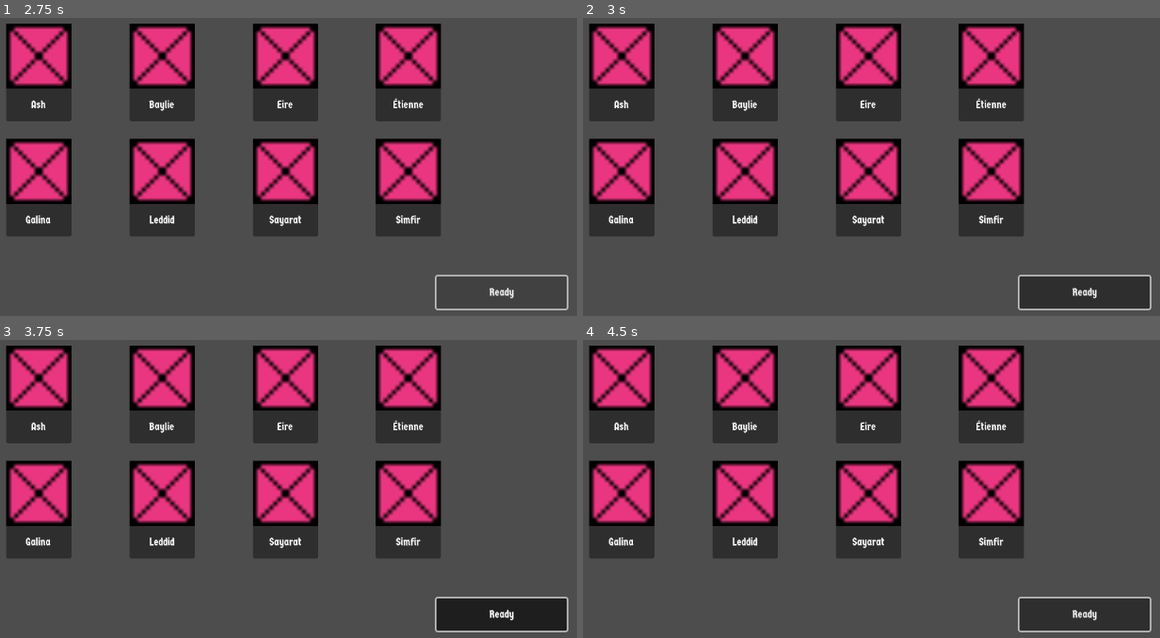
Above: before the commit, frames 1-4 (two rows, left to right).
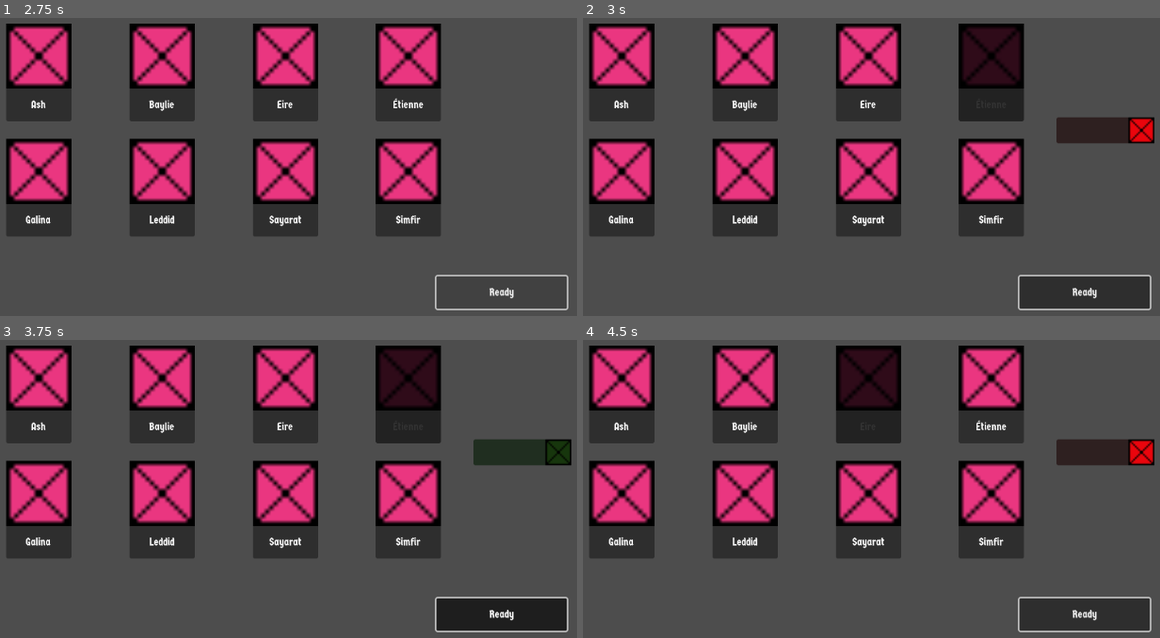
Above: after the commit, the same moments.

Repository: afourneaux/DragontoothBrawler
Game: Godot game, scene res://Menus/CharacterSelectMenu.tscn
Same seed, same stepped clock (60 frames per second), same inputs: the game is played once before the commit and once after it. This scene is started directly instead of the project's main scene.
Inputs (mouse positions are in pixels of both pictures, inside the frame that each line leads up to):
- Up to frame 1 (2.75 s): click "Ready" at 0.5 s; click "Ready" at 1.25 s; click "Ready" at 2 s
- Up to frame 2 (3 s): tap Enter at 2.75 s; move the mouse to (969, 110) at 2.77 s; click (969, 110) at 2.92 s
- Up to frame 3 (3.75 s): tap Space at 3.5 s; drag from (75, 474) to (184, 536) at 3.52 s
- Up to frame 4 (4.5 s): tap Enter at 4.25 s; move the mouse to (883, 360) at 4.27 s; click (883, 360) at 4.42 s

Frame 1 is identical in both runs. In frame 2, 3.6% of the frame differs, in the area x 65-100%, y 2-42%; in frame 3, 3.6%; in frame 4, 3.5%.

Commit message:
Cleanup of signals / coupling

Diff:
--- a/Menus/CharacterSelectMenu.tscn
+++ b/Menus/CharacterSelectMenu.tscn
@@ -6,52 +6,49 @@
 resource_name = "CharacterSelectMenu"
 script/source = "extends Control
 
-
 var _character_package = preload(\"res://Menus/UI/character.tscn\")
 var _player_package = preload(\"res://Menus/UI/player.tscn\")
 
 var character_panels = {}
-var is_countdown_started = false
 
 func _ready():
 	$Button.text = \"Ready\"
-	Server._on_update_serverside_player_data.connect(update_data)
+	Server.on_data_changed.connect(_update_player_data)
 	for character in Globals.CHARACTER_NAMES.keys():
 		var character_instance = _character_package.instantiate()
-		character_instance.get_node(\"Label\").text = Globals.CHARACTER_NAMES[character]
+		character_instance.get_node('Label').text = Globals.CHARACTER_NAMES[character]
 		character_instance.character = character
+		character_instance._on_pressed.connect(_on_character_pressed)
 		#TODO Set character image
 		$CharacterList.add_child(character_instance)
 		character_panels[character] = character_instance
+	_update_player_data()
 
-
-func update_data():
+func _update_player_data():
+	var player_data = Server._player_data
 	for child in $PlayerList.get_children():
-		$PlayerList.remove_child(child)
-	for panel in character_panels:
-		character_panels[panel].is_selected = false
-	var is_all_ready = true
-	for player in Server._player_data:
+		child.queue_free()
+	for character in character_panels:
+		character_panels[character].is_selected = false
+	for player in player_data:
 		var player_instance = _player_package.instantiate()
-		player_instance.get_node(\"Label\").text = Server._player_data[player].player_name
-		if Server._player_data[player].is_ready:
+		player_instance.get_node(\"Label\").text = player_data[player][PlayerData.Field.NAME]
+		if player_data[player][PlayerData.Field.READY]:
 			player_instance.modulate = Color(0.1, 1, 0.1, 1)
 		else:
 			player_instance.modulate = Color(1, 0.1, 0.1, 1)
-		if Server._player_data[player].selected_character != Globals.Character.NONE:
-			character_panels[Server._player_data[player].selected_character].is_selected = true
+		if player_data[player][PlayerData.Field.CHARACTER] != Globals.Character.NONE:
+			character_panels[player_data[player][PlayerData.Field.CHARACTER]].is_selected = true
 		#TODO Selected Character
 		$PlayerList.add_child(player_instance)
-		if !Server._player_data[player].is_ready:
-			is_all_ready = false
-	if is_all_ready and !is_countdown_started and Server._player_data.size() > 1 and multiplayer.is_server():
-		_on_countdown_start.rpc()
-	if is_countdown_started and (!is_all_ready or Server._player_data.size() <= 1) and multiplayer.is_server():
-		_on_countdown_cancel.rpc()
+
+func _on_character_pressed(character):
+	if !PlayerData.is_ready:
+		PlayerData.selected_character = character
+		Audio.play_sfx(\"UISelect\")
 
 func _on_button_toggled(toggled_on):
-	if !PlayerData.is_ready and \\
-		PlayerData.selected_character == Globals.Character.NONE:
+	if !PlayerData.is_ready and PlayerData.selected_character == Globals.Character.NONE:
 		Audio.play_sfx(\"UICancel\")
 		$Button.button_pressed = false
 		return
@@ -60,19 +57,6 @@
 		Audio.play_sfx(\"UISelect\")
 	else:
 		Audio.play_sfx(\"UICancel\")
-	PlayerData._on_update_player_data.emit()
-
-@rpc(\"authority\", \"call_local\", \"reliable\")
-func _on_countdown_start():
-	is_countdown_started = true
-	# Probably handle this with its own scene prefab
-	pass
-
-@rpc(\"authority\", \"call_local\", \"reliable\")
-func _on_countdown_cancel():
-	is_countdown_started = false
-	# Probably handle this with its own scene prefab
-	pass
 "
 
 [node name="CharacterSelectMenu" type="Control"]
--- a/Menus/LobbyMenu.tscn
+++ b/Menus/LobbyMenu.tscn
@@ -6,6 +6,8 @@
 resource_name = "LobbyMenu"
 script/source = "extends Control
 
+signal _on_join
+
 const DEFAULT_PORT = 7000
 const TIMEOUT_OVERRIDE = 5
 
@@ -13,6 +15,7 @@
 var _connection_status = 0
 
 var isMenuDisabled = false
+var player_name = ''
 @onready var peer = ENetMultiplayerPeer.new()
 
 # Called when the node enters the scene tree for the first time.
@@ -42,8 +45,9 @@
 	if isMenuDisabled:
 		return
 
-	PlayerData.player_name = $Inputs/NameInput.text
-	if not PlayerData.player_name:
+	player_name = $Inputs/NameInput.text
+
+	if not player_name:
 		$Inputs/WarningText.text = \"Please enter a name\"
 		Audio.play_sfx(\"UICancel\")
 		return
@@ -53,16 +57,15 @@
 
 	peer.create_server(DEFAULT_PORT, Globals.MAX_PLAYERS)
 	multiplayer.multiplayer_peer = peer
-	Globals._on_scene_changed.emit(Globals.SCENE_CHARACTER_MENU)
-	Server.is_hosting = true
+	_on_join.emit(player_name)
 
 
 func _on_join_button_pressed():
 	if isMenuDisabled:
 		return
 
-	PlayerData.player_name = $Inputs/NameInput.text
-	if not PlayerData.player_name:
+	player_name = $Inputs/NameInput.text
+	if not player_name:
 		$Inputs/WarningText.text = \"Please enter a name\"
 		Audio.play_sfx(\"UICancel\")
 		return
@@ -88,7 +91,7 @@
 
 func _on_connection_success():
 	$Inputs/WarningText.text = \"Connection succeeded\"
-	Globals._on_scene_changed.emit(Globals.SCENE_CHARACTER_MENU)
+	_on_join.emit(player_name)
 "
 
 [node name="LobbyMenu" type="Control"]
--- a/Menus/MainMenu.tscn
+++ b/Menus/MainMenu.tscn
@@ -2,16 +2,17 @@
 
 [ext_resource type="FontFile" uid="uid://lf13dwkcg2gj" path="res://Assets/Fonts/Germania_One/GermaniaOne-Regular.ttf" id="3_tfn80"]
 
-[sub_resource type="GDScript" id="GDScript_vv0uh"]
-resource_name = "Scripts/MainMenuPlayButton"
-script/source = "extends Button
+[sub_resource type="GDScript" id="GDScript_wb8u4"]
+resource_name = "MainMenu"
+script/source = "extends Control
+
+signal _on_advance
 
 func _ready():
-	text = \"Play\"
+	$Button.text = \"Play\"
 
-
-func _on_pressed():
-	Globals._on_scene_changed.emit(Globals.SCENE_LOBBY_MENU)
+func _on_button_pressed():
+	_on_advance.emit()
 	Audio.play_sfx(\"UISelect\")
 "
 
@@ -22,6 +23,7 @@
 anchor_bottom = 1.0
 grow_horizontal = 2
 grow_vertical = 2
+script = SubResource("GDScript_wb8u4")
 
 [node name="Button" type="Button" parent="."]
 layout_mode = 1
@@ -39,6 +41,5 @@
 theme_override_fonts/font = ExtResource("3_tfn80")
 text = "TEXT_PLAY"
 clip_text = true
-script = SubResource("GDScript_vv0uh")
 
-[connection signal="pressed" from="Button" to="Button" method="_on_pressed"]
+[connection signal="pressed" from="Button" to="." method="_on_button_pressed"]
--- a/Menus/TitleMenu.tscn
+++ b/Menus/TitleMenu.tscn
@@ -6,29 +6,42 @@
 [sub_resource type="GDScript" id="GDScript_ud6xk"]
 script/source = "extends Control
 
-var bg_music
+var player_data_package = preload('res://Prefabs/player_data.tscn')
 
 func _ready():
 	$GameTitle.text = \"Dragontooth Brawl\"
-	Globals._on_scene_changed.connect(_change_menu)
-	Globals._on_scene_changed.emit(Globals.SCENE_MAIN_MENU)
+	_init_main_menu()
 
-func _process(delta):
-	if bg_music and !$MenuMusic.is_playing():
-		$MenuMusic.play()
+func _clear_old_menu():
+	for child in $ActiveMenu.get_children():
+		child.queue_free()
 
-func _change_menu(menu_name):
-	var scene = load(\"res://Menus/%s.tscn\" % menu_name)
-	if scene == null:
-		push_error(
-			\"TitleMenu::change_menu - menu does not exist \\\"%s\\\"\" % menu_name)
-		return
-	for child in $ActiveMenu.get_children():
-		$ActiveMenu.remove_child(child)
-	$ActiveMenu.add_child(scene.instantiate())
-	#bg_music = load(\"res://Assets/Audio/Menus/%s.wav\" % menu_name) TODO Enable for menu music
-	if bg_music != null:
-		$MenuMusic.stream = bg_music
+func _init_main_menu():
+	_clear_old_menu()
+	var scene = load(\"res://Menus/MainMenu.tscn\").instantiate()
+	scene._on_advance.connect(_init_lobby_menu)
+	$ActiveMenu.add_child(scene)
+	var music = load(\"res://Assets/Audio/Menus/MainMenu.wav\") # TODO Enable for menu music
+	if music != null:
+		Audio.play_bg_music(music)
+
+func _init_lobby_menu():
+	_clear_old_menu()
+	var scene = load(\"res://Menus/LobbyMenu.tscn\").instantiate()
+	scene._on_join.connect(_start_multiplayer)
+	$ActiveMenu.add_child(scene)
+
+func _start_multiplayer(player_name):
+	PlayerData.player_name = player_name
+	_init_character_select_menu()
+
+func _init_character_select_menu():
+	_clear_old_menu()
+	var scene = load(\"res://Menus/CharacterSelectMenu.tscn\").instantiate()
+	$ActiveMenu.add_child(scene)
+	var music = load(\"res://Assets/Audio/Menus/CharacterSelectMenu.wav\") # TODO Enable for menu music
+	if music != null:
+		Audio.play_bg_music(music)
 "
 
 [node name="TitleMenu" type="Control"]
@@ -52,7 +65,7 @@
 text = "TEXT_TITLE"
 horizontal_alignment = 1
 
-[node name="TextureRect" type="TextureRect" parent="."]
+[node name="SSPLogo" type="TextureRect" parent="."]
 layout_mode = 1
 anchors_preset = 2
 anchor_top = 1.0
@@ -65,5 +78,3 @@
 stretch_mode = 4
 
 [node name="ActiveMenu" type="Node" parent="."]
-
-[node name="MenuMusic" type="AudioStreamPlayer" parent="."]
--- a/Menus/UI/character.tscn
+++ b/Menus/UI/character.tscn
@@ -7,16 +7,16 @@
 resource_name = "CharacterSelection"
 script/source = "extends Panel
 
-var character;
+signal _on_pressed
+
+var character = Globals.Character.NONE
 var mouseOver = false
 var is_selected = false
 
 func _input(event):
-	if !PlayerData.is_ready and !is_selected and event is InputEventMouseButton:
-		if event.is_pressed() and mouseOver:
-			PlayerData.selected_character = character
-			PlayerData._on_update_player_data.emit()
-			Audio.play_sfx(\"UISelect\")
+	if !is_selected and event is InputEventMouseButton \\
+		and event.is_pressed() and mouseOver:
+			_on_pressed.emit(character)
 
 func _process(delta):
 	if is_selected:
@@ -24,10 +24,8 @@
 	else:
 		modulate = Color(1, 1, 1, 1)
 
-
 func _on_mouse_entered():
 	mouseOver = true;
-
 
 func _on_mouse_exited():
 	mouseOver = false;
--- a/Scripts/Audio.gd
+++ b/Scripts/Audio.gd
@@ -1,9 +1,13 @@
 extends Node
-
-signal _on_background_music_changed
 
 var tracked_nodes = {}
 var audio_ids = 0
+var bg_node
+var bg_music
+
+func _enter_tree():
+	bg_node = AudioStreamPlayer.new()
+	add_child(bg_node)
 
 func _process(delta):
 	for node in tracked_nodes:
@@ -12,15 +16,25 @@
 				tracked_nodes[node].node.play()
 			else:
 				stop_sfx(node)
+	if bg_music and !bg_node.is_playing():
+		bg_node.play()
+
+func play_bg_music(value):
+	if bg_music != value:
+		bg_music = value
+		if bg_music == null:
+			bg_node.stop()
+		else:
+			bg_node.stream = bg_music
+			bg_node.play()
 
 func play_sfx(audio, loop=false):
 	var audio_resource = load("res://Assets/Audio/%s.wav" % audio)
 	if audio_resource == null:
 		push_error("Audio::play_sfx - Resource not found: %s" % audio)
 		return
-	var root = get_tree().root.get_child(0)
 	var audio_node = AudioStreamPlayer.new()
-	root.add_child(audio_node)
+	add_child(audio_node)
 	audio_node.stream = audio_resource
 	audio_node.play()
 	audio_ids = audio_ids + 1
--- a/Scripts/Globals.gd
+++ b/Scripts/Globals.gd
@@ -1,6 +1,4 @@
 extends Node
-
-signal _on_scene_changed(new_scene)
 
 const SCENE_LOBBY_MENU = "LobbyMenu"
 const SCENE_MAIN_MENU = "MainMenu"
--- a/Scripts/PlayerData.gd
+++ b/Scripts/PlayerData.gd
@@ -1,17 +1,31 @@
 extends Node
 
-signal _on_update_player_data()
+signal on_update_player_data
+
+enum Field {NAME, CHARACTER, READY}
 
 # Basic info
-var player_name = ""
-var selected_character = Globals.Character.NONE
+var player_name = "":
+	set(value):
+		if value != player_name:
+			player_name = value
+			on_update_player_data.emit(package_data())
+var selected_character = Globals.Character.NONE:
+	set(value):
+		if value != selected_character:
+			selected_character = value
+			on_update_player_data.emit(package_data())
 
 # Lobby info
-var is_ready = false
+var is_ready = false:
+	set(value):
+		if value != is_ready:
+			is_ready = value
+			on_update_player_data.emit(package_data())
 
 func package_data():
 	return {
-		"player_name": player_name,
-		"selected_character": selected_character,
-		"is_ready": is_ready
+		Field.NAME: player_name,
+		Field.CHARACTER: selected_character,
+		Field.READY: is_ready
 	}
--- a/Scripts/Server.gd
+++ b/Scripts/Server.gd
@@ -1,50 +1,38 @@
 extends Node
 
-signal _on_update_serverside_player_data()
+signal on_data_changed
 
-var _player_data = {}
-var _is_data_dirty = false
-var _is_server_configured = false
-var is_hosting = false
+var _player_data = {}:
+	set(value):
+		_player_data = value
+		on_data_changed.emit()
+		if multiplayer.is_server():
+			_send_data_to_clients.rpc(_player_data)
 
 func _ready():
 	multiplayer.peer_disconnected.connect(_on_peer_disconnected)
-	multiplayer.connected_to_server.connect(_enable_data_sending)
-
-func _process(delta):
-	if not is_hosting:
-		return
-	if not _is_server_configured:
-		PlayerData._on_update_player_data.connect(_client_send_player_data)
-		_player_data[1] = PlayerData.package_data()
-		_on_update_serverside_player_data.emit()
-		_is_server_configured = true
-	if _is_data_dirty:
-		_server_update_player_state.rpc(_player_data)
-		_is_data_dirty = false
+	multiplayer.connected_to_server.connect(_register_new_player)
+	PlayerData.on_update_player_data.connect(_client_send_player_data)
 
 func _on_peer_disconnected(id):
 	_player_data.erase(id)
-	_is_data_dirty = true
+	_send_data_to_clients(_player_data)
 
-@rpc("authority", "reliable", "call_local")
-func _server_update_player_state(player_data):
-	_player_data = player_data
-	_on_update_serverside_player_data.emit()
+func _register_new_player():
+	_client_send_player_data(PlayerData.package_data())
 
-func _enable_data_sending():
-	PlayerData._on_update_player_data.connect(_client_send_player_data)
-	_client_send_player_data()
-
-func _client_send_player_data():
+func _client_send_player_data(player_data):
 	"""Send local data to the server"""
-	_server_receive_player_data.rpc_id(1, PlayerData.package_data())
+	_send_data_to_server.rpc_id(1, player_data)
 
 @rpc("any_peer", "reliable", "call_local")
-func _server_receive_player_data(player_data):
+func _send_data_to_server(player_data):
 	"""Receive updated player data from the client"""
 	if not multiplayer.is_server():
 		return
-	var sender_id = multiplayer.get_remote_sender_id()
-	_player_data[sender_id] = player_data
-	_is_data_dirty = true
+	_player_data[multiplayer.get_remote_sender_id()] = player_data
+	_send_data_to_clients(_player_data)
+
+@rpc("authority", "reliable", "call_remote")
+func _send_data_to_clients(player_data):
+	_player_data = player_data
